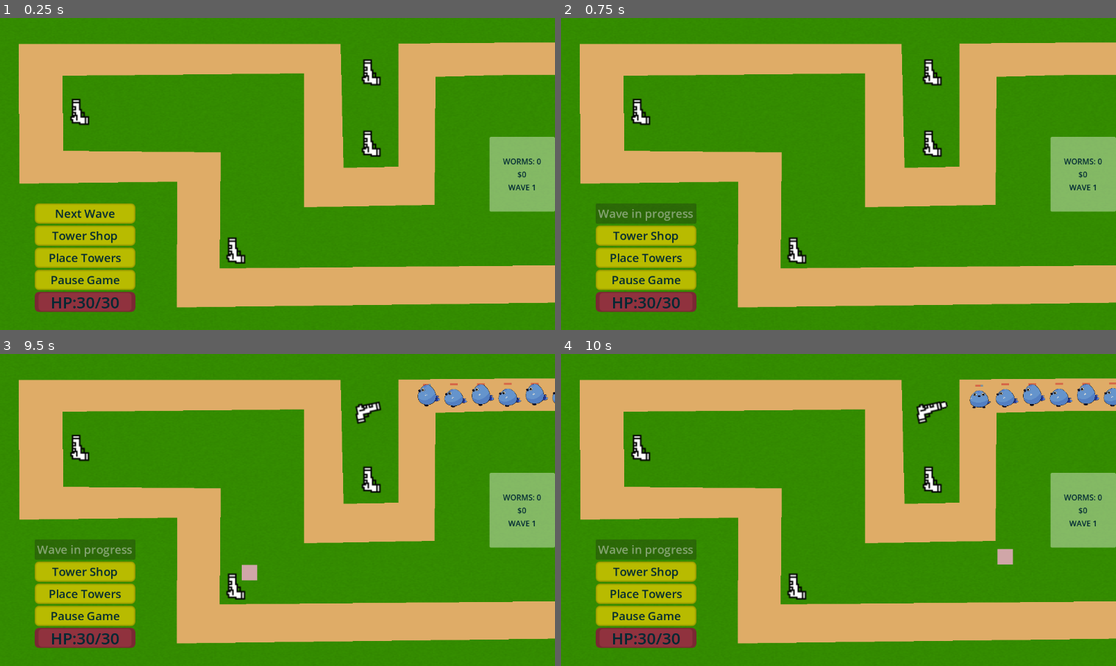
Above: before the commit, frames 1-4 (two rows, left to right).
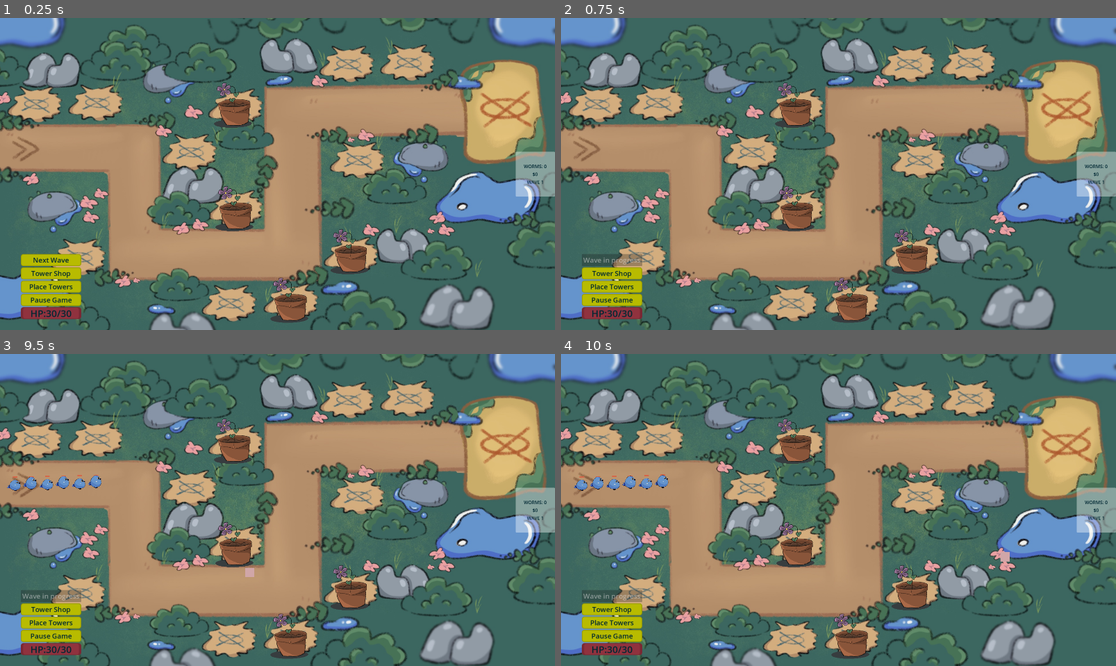
Above: after the commit, the same moments.

Repository: 100-Devs-1-Game/MossyMarchDefense
Game: Godot game, scene res://game/scenes/levels/level_1.tscn
The game is run twice, just before and just after one commit, with the same random seed, the same clock (stepped at 60 frames per second) and the same inputs. This scene is started directly instead of the project's main scene.
Inputs (mouse positions are in pixels of both pictures, inside the frame that each line leads up to):
- Up to frame 1 (0.25 s): no input
- Up to frame 2 (0.75 s): click "Next Wave" at 0.5 s
- Up to frame 3 (9.5 s): click "Tower Shop" at 1.25 s; click "Place Towers" at 2 s; click "Tower Shop" at 2.75 s; click "Place Towers" at 3.5 s; click "Tower Shop" at 4.25 s; click "Place Towers" at 5 s; click "Pause Game" at 5.75 s; move the mouse to (399, 494) at 6.52 s; click (399, 494) at 6.67 s; move the mouse to (166, 525) at 7.27 s; click (166, 525) at 7.42 s; move the mouse to (333, 441) at 8.02 s; click (333, 441) at 8.17 s; move the mouse to (249, 572) at 8.77 s; click (249, 572) at 8.92 s
- Up to frame 4 (10 s): move the mouse to (1005, 556) at 9.52 s; click (1005, 556) at 9.67 s

The runs differ from the first frame. In frame 1, 98% of the frame differs, in the area x 0-100%, y 0-100%; in frame 2, 98%; in frame 3, 98%; in frame 4, 98%.

Commit message:
Add assets. Replace some for level 1. Fix game resolution (in parts)

Diff:
--- a/src/game/scenes/levels/level_1.tscn
+++ b/src/game/scenes/levels/level_1.tscn
@@ -1,6 +1,8 @@
-[gd_scene load_steps=20 format=3 uid="uid://du7map0fgin22"]
+[gd_scene load_steps=19 format=3 uid="uid://du7map0fgin22"]
 
 [ext_resource type="Script" uid="uid://kqia4beo8rdk" path="res://game/scenes/levels/pathhandler.gd" id="1_mxxve"]
+[ext_resource type="Texture2D" uid="uid://q2wwfthneknl" path="res://assets/Background/Level 1/lvl_1_base.jpg" id="1_pnkwr"]
+[ext_resource type="Texture2D" uid="uid://c07vc0vxmn7jd" path="res://assets/Background/Level 1/lvl_1_overlay.jpg" id="2_8qa6m"]
 [ext_resource type="PackedScene" uid="uid://d0sttnlpnm00u" path="res://game/pathing/path_node.tscn" id="2_82bkl"]
 [ext_resource type="PackedScene" uid="uid://dqrescp1p70b4" path="res://game/level/enemy_spawner.tscn" id="3_naiax"]
 [ext_resource type="PackedScene" uid="uid://bfa2a610e6sw6" path="res://game/level/level_manager.tscn" id="4_63j5y"]
@@ -8,23 +10,13 @@
 [ext_resource type="PackedScene" uid="uid://ht2s7wyyb24a" path="res://game/towers/debug_tower.tscn" id="6_63j5y"]
 [ext_resource type="PackedScene" uid="uid://dveghwoyhw5i1" path="res://game/towers/tower_placement.tscn" id="6_gvaum"]
 
-[sub_resource type="Gradient" id="Gradient_mxxve"]
-colors = PackedColorArray(0.21978644, 0.5826238, 0, 1, 0.1903801, 0.5143894, 0, 1)
-
-[sub_resource type="FastNoiseLite" id="FastNoiseLite_5gvcb"]
-frequency = 1.0
-
-[sub_resource type="NoiseTexture2D" id="NoiseTexture2D_1k2pe"]
-noise = SubResource("FastNoiseLite_5gvcb")
-color_ramp = SubResource("Gradient_mxxve")
-
 [sub_resource type="NavigationPolygon" id="NavigationPolygon_1k2pe"]
-vertices = PackedVector2Array(445.92188, 530.09375, 1330, 522.09375, 1330, 579.1172, 377.03125, 590.8672, 378.03906, 329.8828, 447.90625, 288.89844, 121.0625, 285.90625, 49.960938, 333.8672, 49.03125, 64, 119.9375, 110.10156, 697.22656, 64, 641, 104.89844, 703.22656, 321.17188, 641, 382.8125, 892.0703, 378.17188, 837, 318.82813, 894.0703, 112.25, 837, 62.921875, 1216, 60.070313, 1063.8828, 108, 1216, 108)
-polygons = Array[PackedInt32Array]([PackedInt32Array(0, 1, 2, 3), PackedInt32Array(0, 3, 4, 5), PackedInt32Array(6, 5, 4, 7), PackedInt32Array(6, 7, 8, 9), PackedInt32Array(9, 8, 10, 11), PackedInt32Array(11, 10, 12, 13), PackedInt32Array(14, 13, 12, 15), PackedInt32Array(16, 14, 15, 17), PackedInt32Array(16, 17, 18, 19), PackedInt32Array(18, 20, 19)])
-outlines = Array[PackedVector2Array]([PackedVector2Array(1064, 118, 904, 122, 902, 388, 631, 393, 631, 115, 130, 120, 131, 276, 458, 279, 456, 520, 1340, 512, 1340, 589, 367, 601, 368, 340, 40, 344, 39, 54, 707, 54, 713, 311, 827, 309, 827, 53, 1226, 50, 1226, 118)])
+vertices = PackedVector2Array(1454.6328, 12.1015625, 1463.3281, 145.20313, 693.53906, 160.20313, 534.77344, 21.890625, 523.77344, 502.28125, 716.52344, 657.8906, 2.6015625, 651.09375, 154.1875, 491.71875, -12.3984375, 279.95313, 147.20313, 141.38281, -377.64844, 161.60156, -373.35156, 281.9375)
+polygons = Array[PackedInt32Array]([PackedInt32Array(0, 1, 2, 3), PackedInt32Array(4, 3, 2, 5), PackedInt32Array(4, 5, 6, 7), PackedInt32Array(7, 6, 8, 9), PackedInt32Array(10, 9, 8, 11)])
+outlines = Array[PackedVector2Array]([PackedVector2Array(704, 170, 727, 668, -7, 661, -22, 290, -383, 292, -388, 152, 157, 131, 164, 482, 514, 492, 525, 12, 1464, 2, 1474, 155)])
 
 [sub_resource type="RectangleShape2D" id="RectangleShape2D_5gvcb"]
-size = Vector2(1154, 650)
+size = Vector2(1920, 1080)
 
 [sub_resource type="Resource" id="Resource_63j5y"]
 script = ExtResource("4_naiax")
@@ -132,19 +124,26 @@
 
 [node name="Level 1" type="Node2D"]
 
-[node name="Background" type="Node2D" parent="."]
-
-[node name="grass" type="TextureRect" parent="Background"]
+[node name="Background1" type="Node2D" parent="."]
+
+[node name="base_layer" type="TextureRect" parent="Background1"]
 z_index = -3
-offset_left = -252.0
-offset_top = -155.0
-offset_right = 1408.0
-offset_bottom = 808.0
-texture = SubResource("NoiseTexture2D_1k2pe")
+offset_right = 1920.0
+offset_bottom = 1080.0
+texture = ExtResource("1_pnkwr")
 
 [node name="Towers" type="Node2D" parent="."]
 
 [node name="Enemies" type="Node2D" parent="." groups=["enemies_group"]]
+
+[node name="Background2" type="Node2D" parent="."]
+
+[node name="base_layer" type="TextureRect" parent="Background2"]
+visible = false
+z_index = -3
+offset_right = 1920.0
+offset_bottom = 1080.0
+texture = ExtResource("2_8qa6m")
 
 [node name="Path" type="Node2D" parent="."]
 script = ExtResource("1_mxxve")
@@ -155,54 +154,37 @@
 [node name="PathPoints" type="Node2D" parent="Path"]
 
 [node name="PathNode" parent="Path/PathPoints" node_paths=PackedStringArray("next_path_node") instance=ExtResource("2_82bkl")]
-position = Vector2(1186, 85)
+position = Vector2(32, 451)
 next_path_node = NodePath("../PathNode2")
 
 [node name="PathNode2" parent="Path/PathPoints" node_paths=PackedStringArray("next_path_node") instance=ExtResource("2_82bkl")]
-position = Vector2(857, 88)
+position = Vector2(445, 441)
 next_path_node = NodePath("../PathNode3")
 
 [node name="PathNode3" parent="Path/PathPoints" node_paths=PackedStringArray("next_path_node") instance=ExtResource("2_82bkl")]
-position = Vector2(868, 357)
+position = Vector2(471, 798)
 next_path_node = NodePath("../PathNode4")
 
 [node name="PathNode4" parent="Path/PathPoints" node_paths=PackedStringArray("next_path_node") instance=ExtResource("2_82bkl")]
-position = Vector2(663, 356)
+position = Vector2(992, 802)
 next_path_node = NodePath("../PathNode5")
 
 [node name="PathNode5" parent="Path/PathPoints" node_paths=PackedStringArray("next_path_node") instance=ExtResource("2_82bkl")]
-position = Vector2(670, 76)
+position = Vector2(1002, 320)
 next_path_node = NodePath("../PathNode6")
 
-[node name="PathNode6" parent="Path/PathPoints" node_paths=PackedStringArray("next_path_node") instance=ExtResource("2_82bkl")]
-position = Vector2(73, 91)
-next_path_node = NodePath("../PathNode7")
-
-[node name="PathNode7" parent="Path/PathPoints" node_paths=PackedStringArray("next_path_node") instance=ExtResource("2_82bkl")]
-position = Vector2(82, 319)
-next_path_node = NodePath("../PathNode8")
-
-[node name="PathNode8" parent="Path/PathPoints" node_paths=PackedStringArray("next_path_node") instance=ExtResource("2_82bkl")]
-position = Vector2(425, 311)
-next_path_node = NodePath("../PathNode9")
-
-[node name="PathNode9" parent="Path/PathPoints" node_paths=PackedStringArray("next_path_node") instance=ExtResource("2_82bkl")]
-position = Vector2(412, 573)
-next_path_node = NodePath("../PathNode10")
-
-[node name="PathNode10" parent="Path/PathPoints" node_paths=PackedStringArray("next_path_node") instance=ExtResource("2_82bkl")]
-position = Vector2(1304, 548)
-next_path_node = NodePath(".")
-exit_node = true
+[node name="PathNode6" parent="Path/PathPoints" instance=ExtResource("2_82bkl")]
+position = Vector2(1749, 314)
 
 [node name="PlaceableRegion" type="Area2D" parent="Path" groups=["PlacableRegion"]]
 
 [node name="CollisionShape2D" type="CollisionShape2D" parent="Path/PlaceableRegion"]
-position = Vector2(579, 328)
+position = Vector2(960, 540)
 shape = SubResource("RectangleShape2D_5gvcb")
 debug_color = Color(1.1551381e-06, 0.6399762, 0.36140433, 0.41960785)
 
 [node name="NavigationRegion2D" type="NavigationRegion2D" parent="Path" groups=["EnemyPath"]]
+position = Vector2(389, 236)
 navigation_polygon = SubResource("NavigationPolygon_1k2pe")
 
 [node name="EnemySpawner" parent="." node_paths=PackedStringArray("level_manager", "spawner_path_node") instance=ExtResource("3_naiax")]
@@ -352,13 +334,17 @@
 horizontal_alignment = 1
 
 [node name="debug_tower" parent="UI/Control" instance=ExtResource("6_63j5y")]
-position = Vector2(763, 113)
+position = Vector2(1004, 979)
+scale = Vector2(1, 1)
 
 [node name="debug_tower2" parent="UI/Control" instance=ExtResource("6_63j5y")]
-position = Vector2(763, 261)
+position = Vector2(1212, 811)
+scale = Vector2(1, 1)
 
 [node name="debug_tower3" parent="UI/Control" instance=ExtResource("6_63j5y")]
-position = Vector2(158, 195)
+position = Vector2(814, 662)
+scale = Vector2(1, 1)
 
 [node name="debug_tower4" parent="UI/Control" instance=ExtResource("6_63j5y")]
-position = Vector2(482, 483)
+position = Vector2(809, 304)
+scale = Vector2(1, 1)
--- a/src/game/scenes/levels/pathhandler.gd
+++ b/src/game/scenes/levels/pathhandler.gd
@@ -8,7 +8,9 @@
 @export var path_color: Color
 
 func _ready() -> void:
-	draw_path()
+	#path visuals is included in background asset, no need to draw again
+	#draw_path()
+	pass
 
 func draw_path() -> void:
 	if nav_polygon == null: #if no polygons, don't continue
--- a/src/game/towers/debug_tower.tscn
+++ b/src/game/towers/debug_tower.tscn
@@ -1,24 +1,25 @@
 [gd_scene load_steps=5 format=3 uid="uid://ht2s7wyyb24a"]
 
 [ext_resource type="Script" uid="uid://bucr4bpnvq2ww" path="res://game/towers/debug_tower.gd" id="1_5m2eg"]
-[ext_resource type="Texture2D" uid="uid://dbipg4p6urhs0" path="res://assets/DEBUG/debug_tower.png" id="1_edwwu"]
+[ext_resource type="Texture2D" uid="uid://sy3gqfrcapv5" path="res://assets/Towers/Flower Pot/flower_pot1.png" id="2_5m2eg"]
 
 [sub_resource type="RectangleShape2D" id="RectangleShape2D_asv8d"]
-size = Vector2(13, 18)
+size = Vector2(113, 95)
 
 [sub_resource type="CircleShape2D" id="CircleShape2D_sc58m"]
-radius = 52.0
+radius = 240.0
 
 [node name="debug_tower" type="StaticBody2D"]
 scale = Vector2(3, 3)
 script = ExtResource("1_5m2eg")
 
 [node name="CollisionShape2D" type="CollisionShape2D" parent="."]
-position = Vector2(2.5, 0)
+position = Vector2(-0.16666667, 24.5)
 shape = SubResource("RectangleShape2D_asv8d")
 
 [node name="Sprite2D" type="Sprite2D" parent="."]
-texture = ExtResource("1_edwwu")
+scale = Vector2(0.1, 0.1)
+texture = ExtResource("2_5m2eg")
 
 [node name="Marker2D" type="Marker2D" parent="."]
 position = Vector2(0, -9)
--- a/src/project.godot
+++ b/src/project.godot
@@ -18,3 +18,8 @@
 [autoload]
 
 GlobalEnums="*res://game/autoloads/global_enums.gd"
+
+[display]
+
+window/size/viewport_width=1920
+window/size/viewport_height=1080
Binary file added: src/assets/Background/Level 1/lvl_1_base.jpg
Not shown, added: src/assets/Background/Level 1/lvl_1_base.jpg.import
Binary file added: src/assets/Background/Level 1/lvl_1_overlay.jpg
Not shown, added: src/assets/Background/Level 1/lvl_1_overlay.jpg.import
Binary file added: src/assets/Background/Level 1/rain_layer1.png
Not shown, added: src/assets/Background/Level 1/rain_layer1.png.import
Binary file added: src/assets/Background/Level 1/rain_layer2.png
Not shown, added: src/assets/Background/Level 1/rain_layer2.png.import
Binary file added: src/assets/Towers/Flower Pot/flower_pot1.png
Not shown, added: src/assets/Towers/Flower Pot/flower_pot1.png.import
Binary file added: src/assets/Towers/Flower Pot/flower_pot2.png
Not shown, added: src/assets/Towers/Flower Pot/flower_pot2.png.import
(and 8 more such lines)
